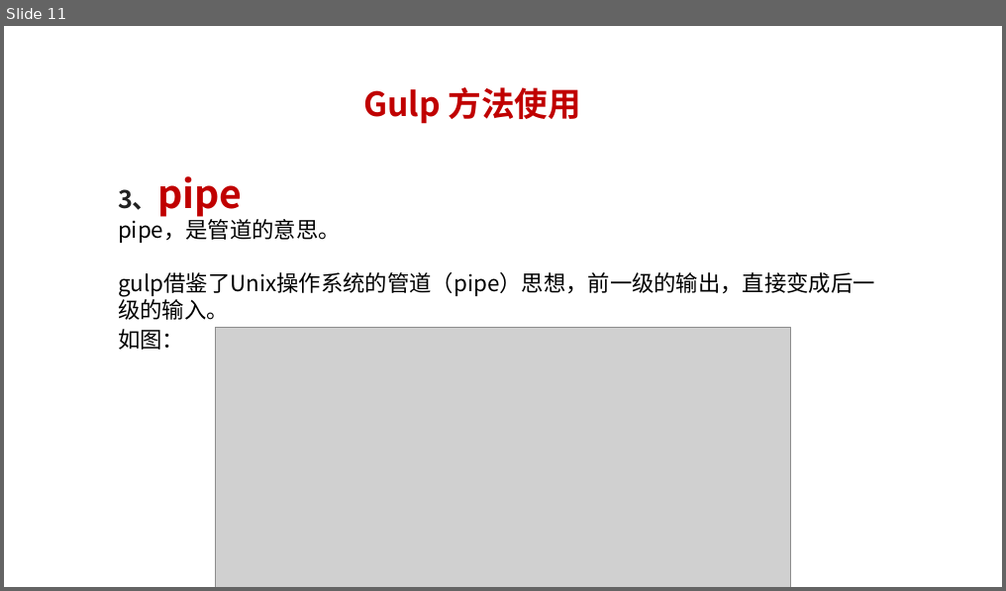
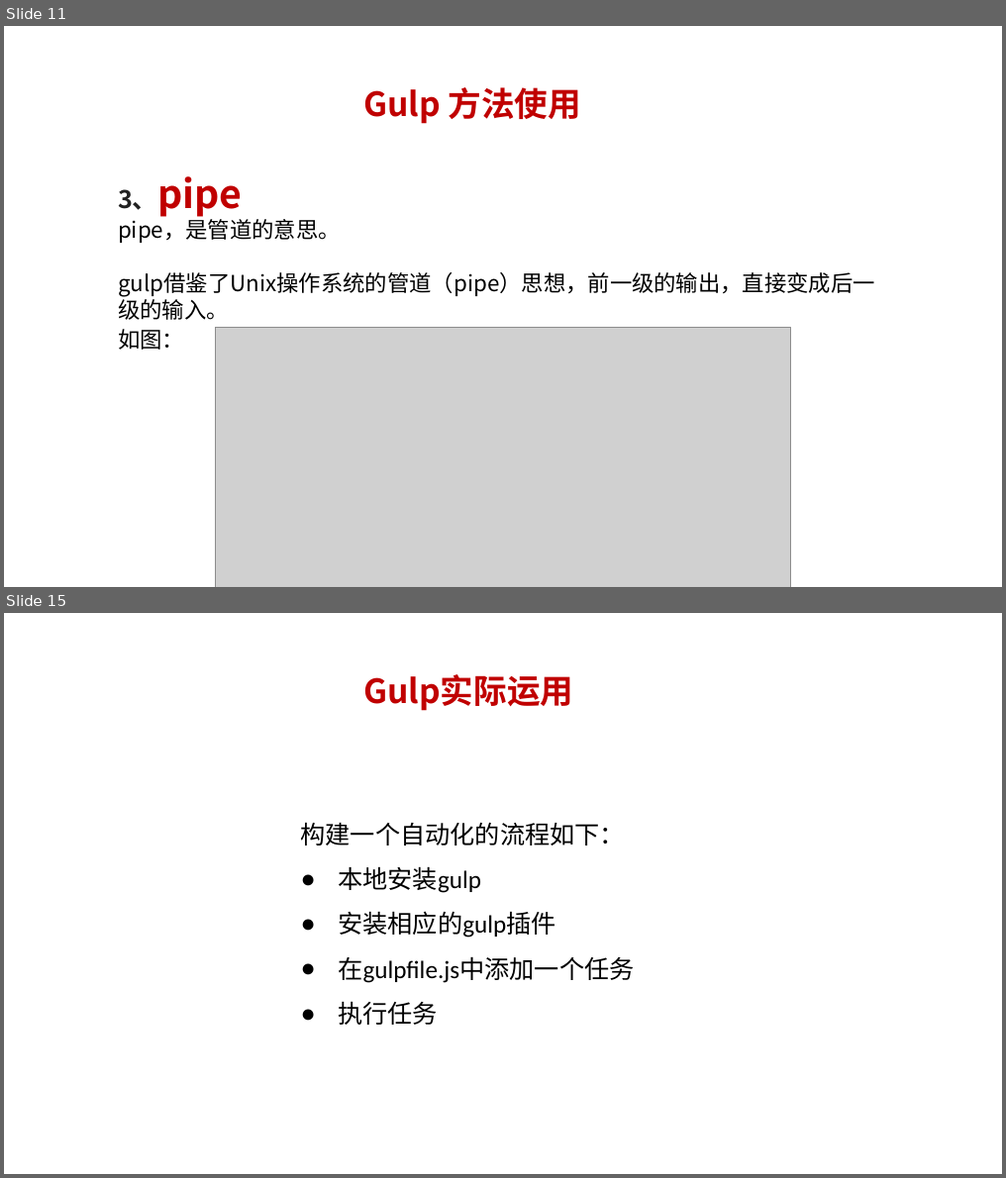
Before and after one commit to JSFFZL/Courseware-PPT, a slide deck: gulp.pptx. Shown one above the other, each under a label of ours: slide 11 before the commit, slides 11 and 15 after it; the slides between them are not shown. The pictures are 1006x591 and 1006x1178 pixels, drawn with LibreOffice and Linux fonts; fonts in the diff are those of the drawing; grey boxes stand for pictures; background and template pictures are left out. Boxes give left, top, right and bottom in pixels: in the first picture for what was removed or moved away, otherwise in the second. Text is boxed around its words. In the diff, an @@ line names an element or a change of style, - is before the commit and + after.

```diff
--- a/gulp.pptx
+++ b/gulp.pptx
@@ slide 15 added at box(4, 613, 1002, 1174), background #FFFFFF @@
@@ text added at box(363, 674, 573, 711), 24 pt, text #C00000, bold @@
+Gulp实际运用
@@ text added at box(301, 822, 634, 1025), 18 pt, text #000000 @@
+构建一个自动化的流程如下：
+● 本地安装gulp
+● 安装相应的gulp插件
+● 在gulpfile.js中添加一个任务
+● 执行任务
```
Also in this commit, not shown: 3 slides changed, 4 other slides added, 16 slides removed, 2 other files.
